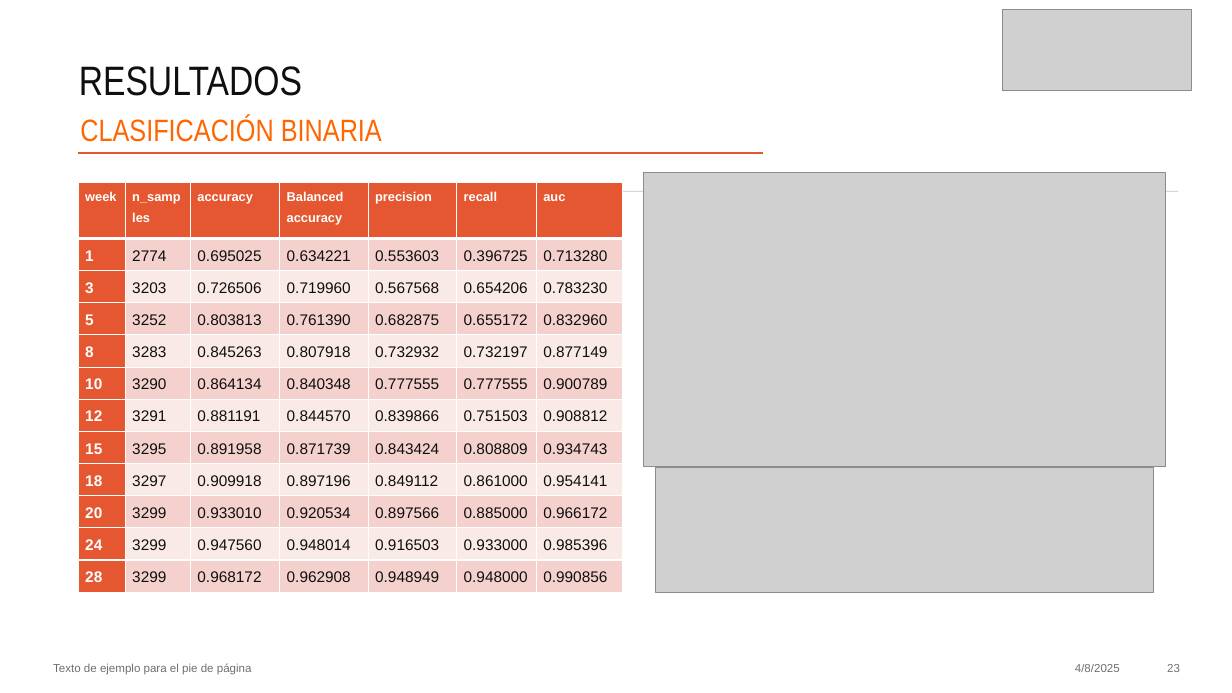
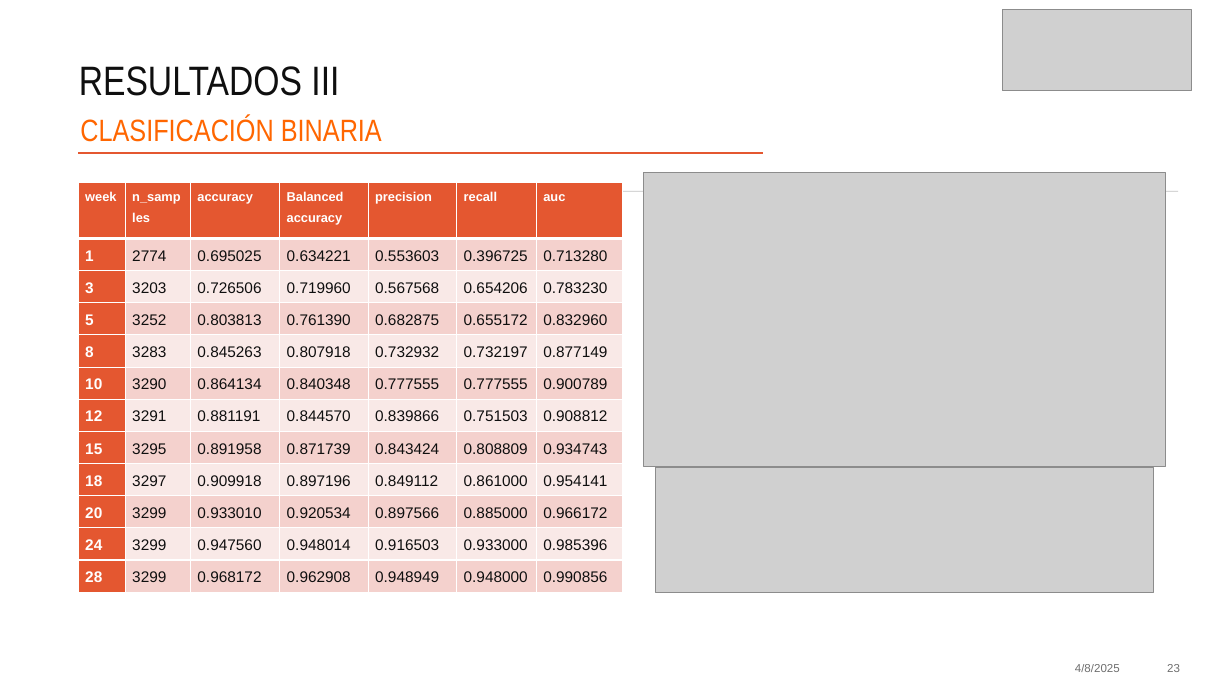
Before and after one commit to MichaeLaudrup/Artificial_Intelligence_Msc, a slide deck: slide 23 of TFM_education_ai_analytics/docs/Presentacion.pptx. Drawn at 1232x693 pixels with LibreOffice and Linux fonts; fonts in the diff are those of the drawing; grey boxes stand for pictures. Boxes give left, top, right and bottom in pixels: in the first picture for what was removed or moved away, otherwise in the second. Text is boxed around its words. In the diff, an @@ line names an element or a change of style, - is before the commit and + after.

```diff
--- a/TFM_education_ai_analytics/docs/Presentacion.pptx
+++ b/TFM_education_ai_analytics/docs/Presentacion.pptx
@@ title at <box>79,66,339,96</box>: text changed @@
-RESULTADOS
+RESULTADOS III
@@ text removed at <box>53,663,252,675</box> @@
-Texto de ejemplo para el pie de página
```
Also in this commit, not shown: 25 other slides changed, 5 other files.
